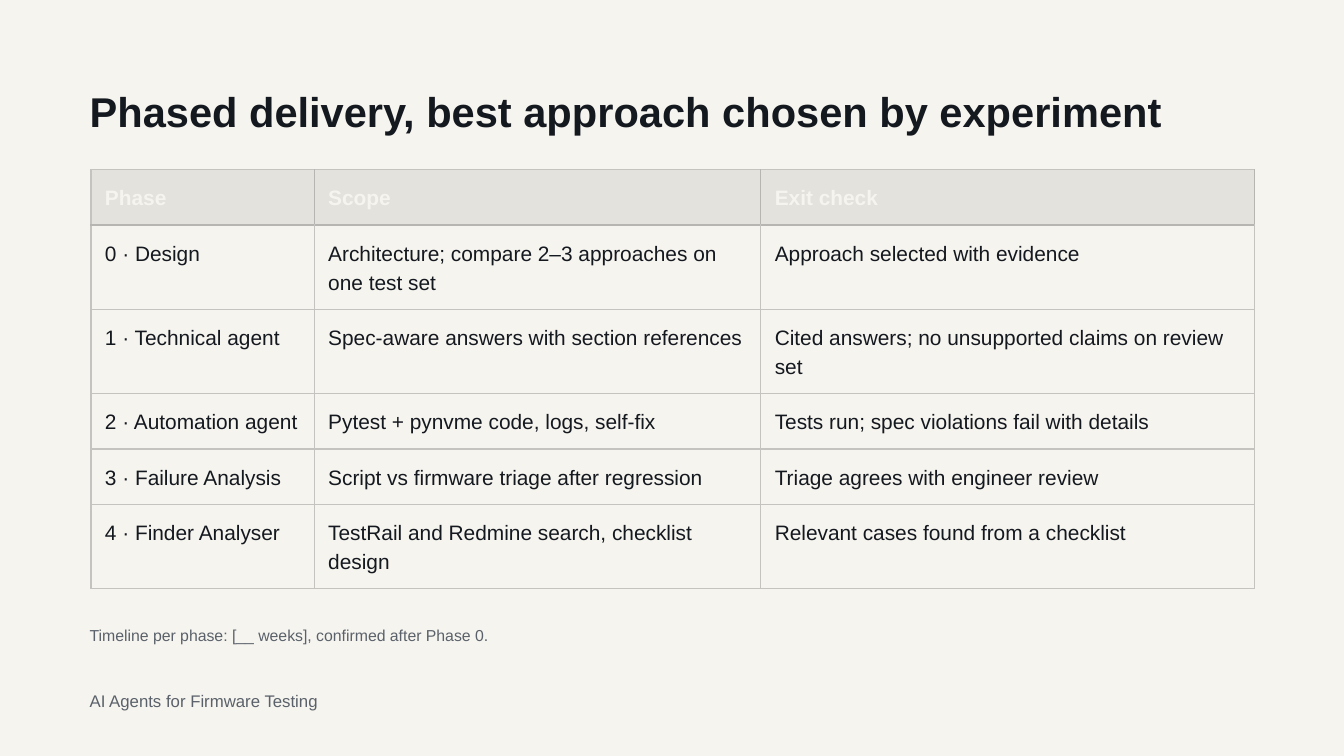
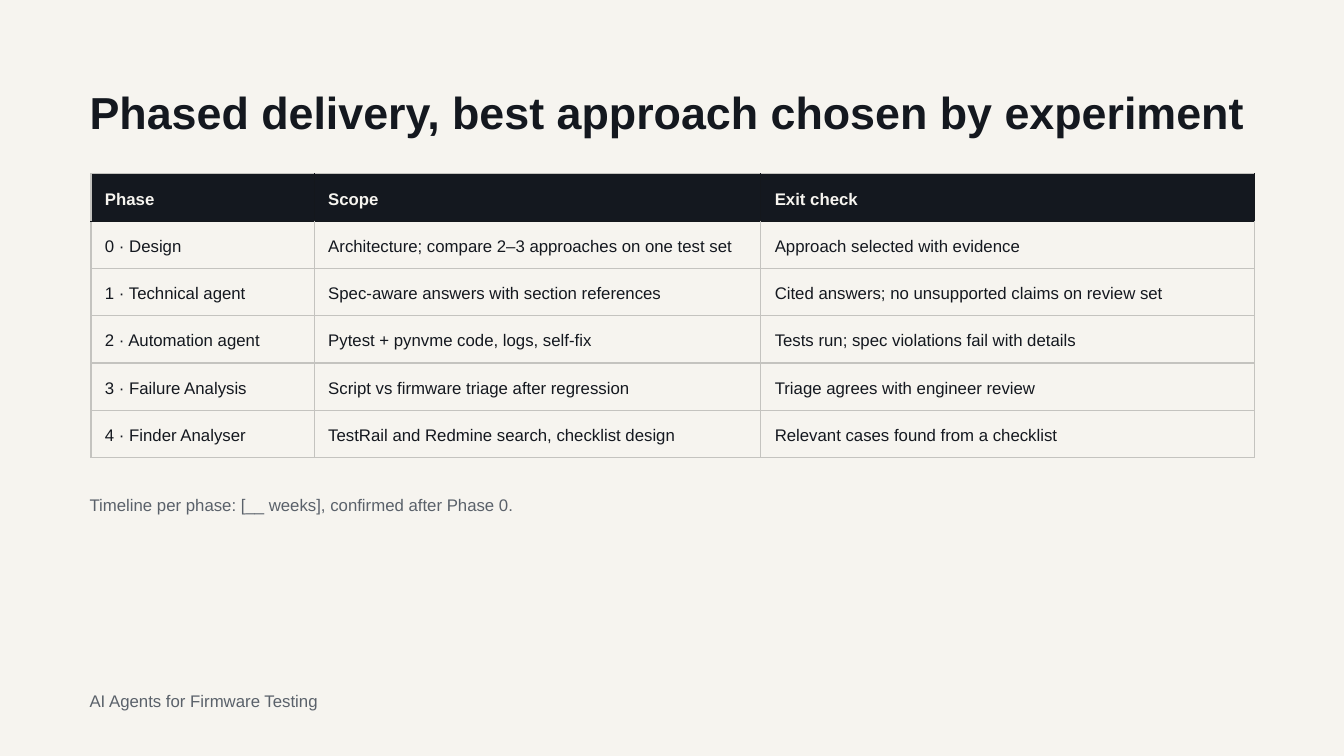
Before and after one commit to darkknight2301/AI-Platform, a slide deck: slide 11 of temp/AI Agents for Firmware Testing POC to Project Approval.pptx. Drawn at 1344x756 pixels with LibreOffice and Linux fonts; fonts in the diff are those of the drawing. Boxes give left, top, right and bottom in pixels: in the first picture for what was removed or moved away, otherwise in the second. Text is boxed around its words. In the diff, an @@ line names an element or a change of style, - is before the commit and + after.

Commit message:
Adding changes

```diff
--- a/temp/AI Agents for Firmware Testing POC to Project Approval.pptx
+++ b/temp/AI Agents for Firmware Testing POC to Project Approval.pptx
@@ title "Phased delivery, best approach chosen ..." at (90,96,1244,138): size 29.7 to 32 pt; line spacing 32.7pt to 35.2pt @@
@@ table at (91,173,1255,458) @@
@@ fill #E4E2DD to #14181F in row 1 @@
@@ size 14.9 to 12 pt @@
@@ line spacing 20.9pt to 16.8pt @@
@@ borders changed @@
@@ table: place and size @@
-table at (91,169,1255,589)
+table at (91,173,1255,458)
@@ text "Timeline per phase: [__ weeks], ...": place and size @@
-text "Timeline per phase: [__ weeks], ..." at (90,629,488,645)
+text "Timeline per phase: [__ weeks], ..." at (90,499,513,515)
@@ text "Timeline per phase: [__ weeks], ..." at (90,499,513,515): size 11.2 to 12 pt; line spacing 15.8pt to 16.8pt @@
```
Also in this commit, not shown: 12 other slides changed, 10 slides added.
